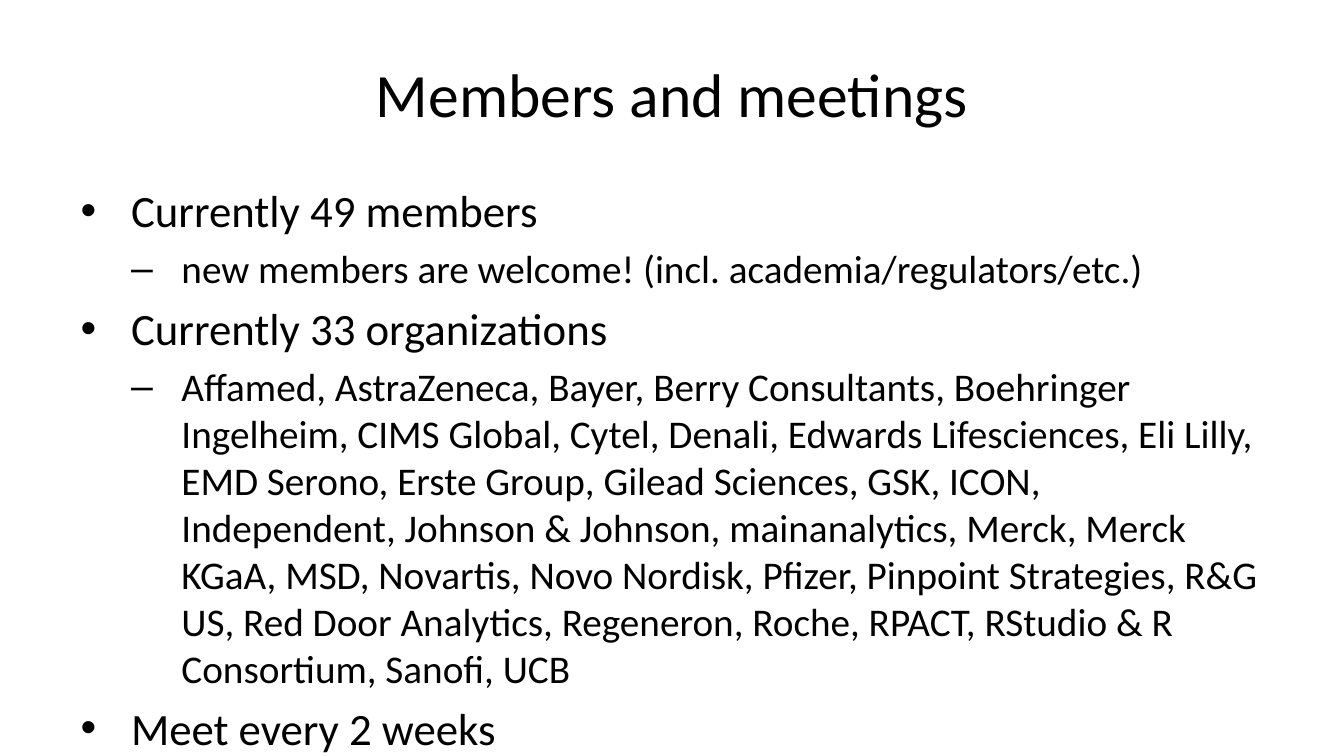
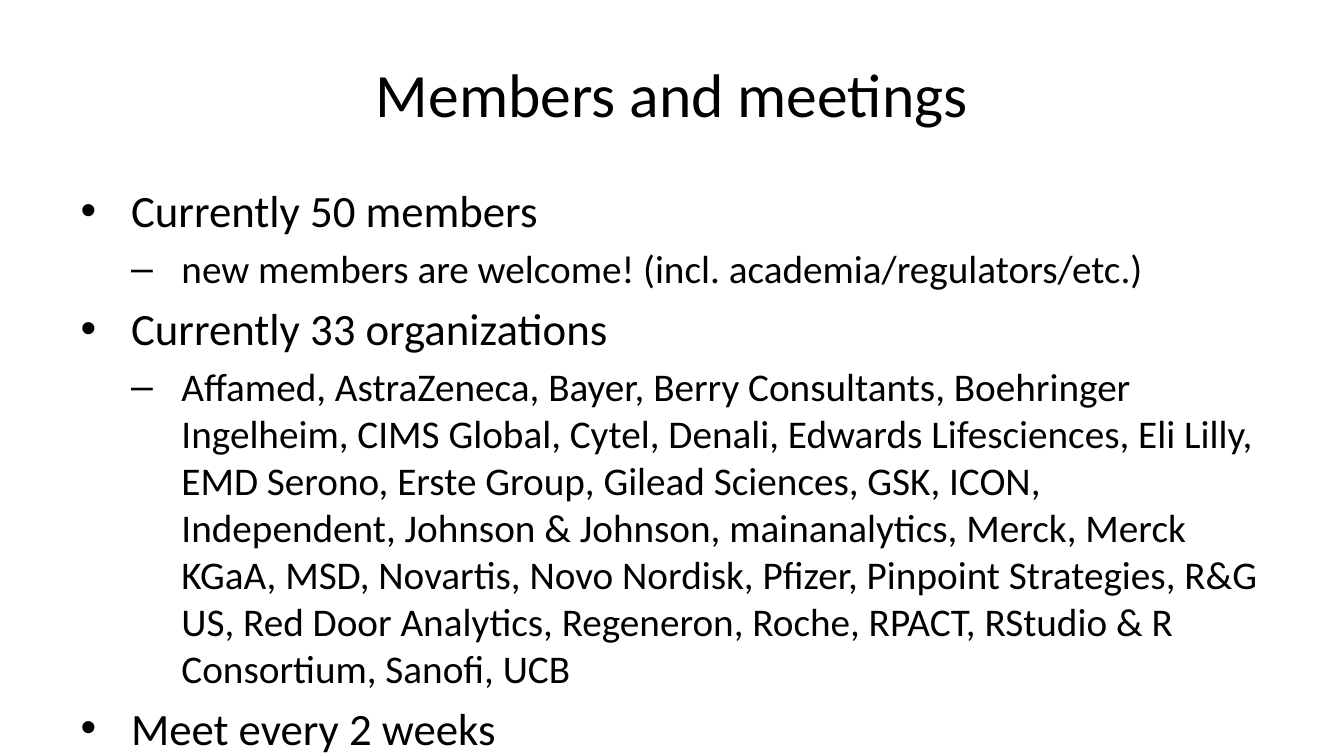
Before and after one commit to openstatsware/website, a slide deck: slide 8 of slides/cen-first-year-wg-sep2023.pptx. Drawn at 1344x756 pixels with LibreOffice and Linux fonts; fonts in the diff are those of the drawing. Boxes give left, top, right and bottom in pixels: in the first picture for what was removed or moved away, otherwise in the second. Text is boxed around its words. In the diff, an @@ line names an element or a change of style, - is before the commit and + after.

```diff
--- a/slides/cen-first-year-wg-sep2023.pptx
+++ b/slides/cen-first-year-wg-sep2023.pptx
@@ text at <box>131,196,538,235</box>: text changed @@
-• Currently 49 members
+• Currently 50 members
```
Also in this commit, not shown: 13 other files.
